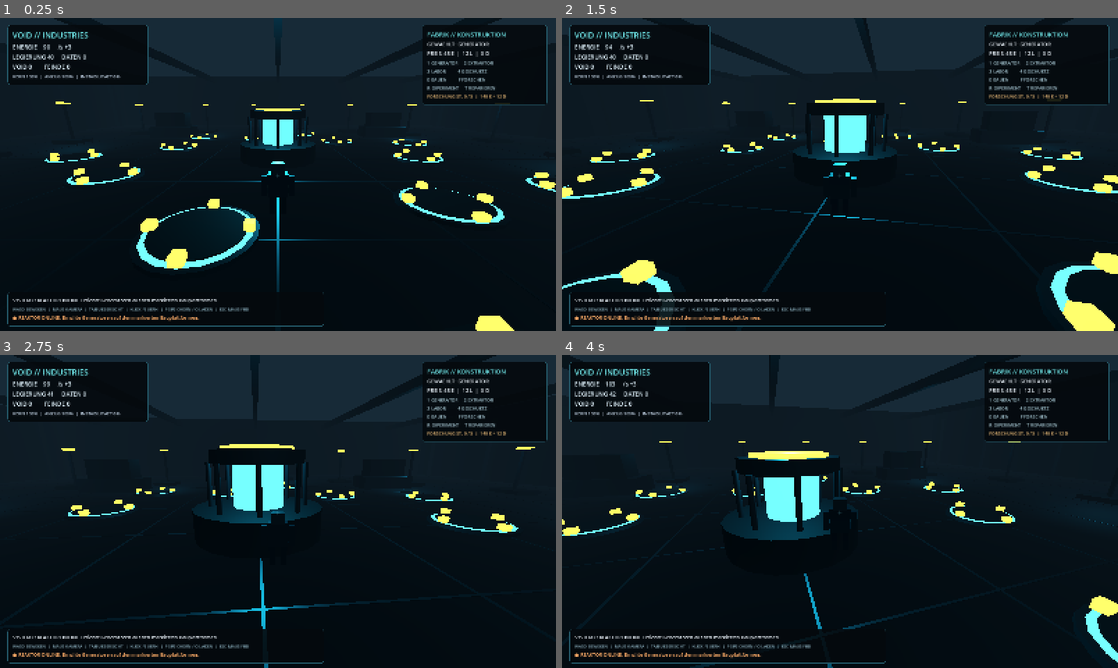
Above: before the commit, frames 1-4 (two rows, left to right).
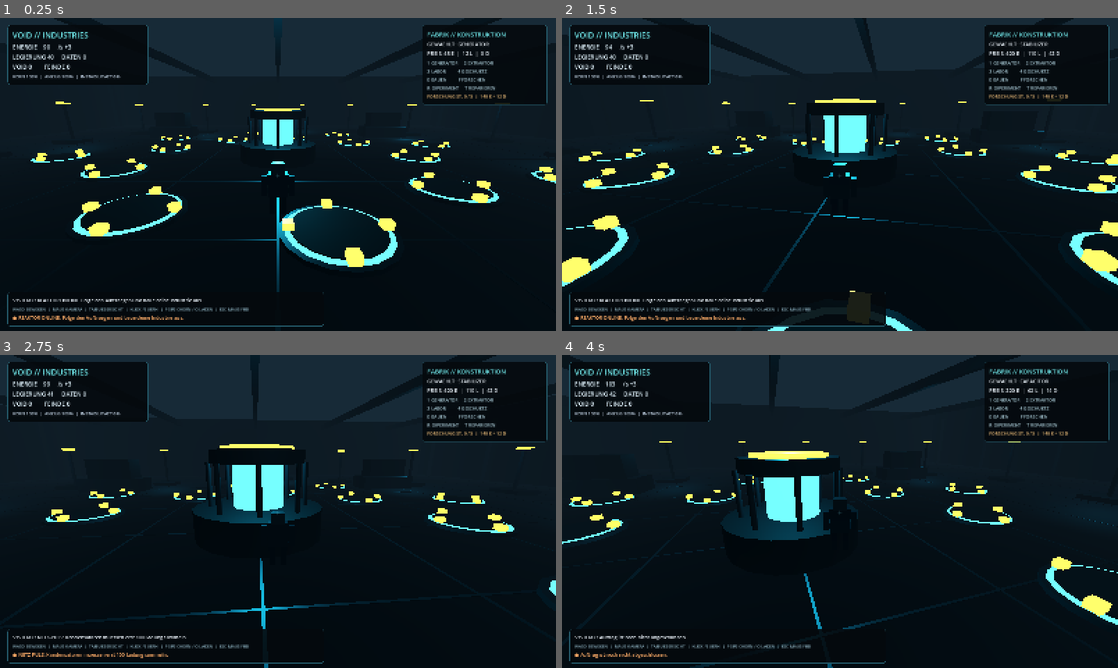
Above: after the commit, the same moments.

Repository: Lizziies/Chatgpt-in-chat-GPT-6-Hoch-Game
Game: Godot game, scene res://scenes/main.tscn
The game is run twice, just before and just after one commit, with the same random seed, the same clock (stepped at 60 frames per second) and the same inputs.
Inputs (mouse positions are in pixels of both pictures, inside the frame that each line leads up to):
- Up to frame 1 (0.25 s): no input
- Up to frame 2 (1.5 s): tap Enter at 0.5 s; move the mouse to (867, 174) at 0.52 s; hold W from 0.53 s (still down); tap 5 at 0.6 s; click (867, 174) at 0.67 s; tap Space at 0.77 s; tap 6 at 0.8, 1.35 s; move the mouse to (812, 174) at 1.27 s
- Up to frame 3 (2.75 s): keep holding W; tap Space at 1.52 s; tap G at 1.55, 2.1 s; move the mouse to (289, 505) at 2.02 s; tap C at 2.3 s
- Up to frame 4 (4 s): keep holding W; move the mouse to (834, 517) at 2.77 s; tap C at 2.85 s; click (834, 517) at 2.92 s; tap Space at 3.02, 3.77 s; tap Q at 3.05, 3.6 s; move the mouse to (878, 514) at 3.52 s; tap 5 at 3.8 s

The runs differ from the first frame. In frame 1, 6.3% of the frame differs, in the area x 5-100%, y 36-100%; in frame 2, 5.5%; in frame 3, 1.7%; in frame 4, 2.6%.

Commit message:
feat: six machine types, extra build slots, mission controls and compatible v2 saves

Diff:
--- a/scripts/main.gd
+++ b/scripts/main.gd
@@ -42,7 +42,7 @@
 	player.respawned.connect(_on_respawn)
 	hud = HudScript.new()
 	add_child(hud)
-	hud.announce("REAKTOR ONLINE. Errichte Generatoren auf den markierten Bauplattformen.")
+	hud.announce("REAKTOR ONLINE. Folge den Auftraegen und baue deine Industrie aus.")
 	_refresh_hud()
 
 func _create_materials() -> void:
@@ -109,9 +109,9 @@
 		_pipe(ring_point + Vector3(0, 1.2, 0), ring_point + Vector3(0, 3.5, 0), 0.12, mat_steel)
 		_pipe(ring_point + Vector3(0, 1.5, 0), ring_point + Vector3(0, 3.3, 0), 0.045, mat_neon)
 	_light(Vector3(0, 4.9, 0), Color(0.13, 0.83, 1.0), 8.0, 20.0)
-	for i in range(14):
-		var angle: float = TAU * float(i) / 14.0
-		var distance: float = 12.0 + 5.5 * float(i % 2)
+	for i in range(18):
+		var angle: float = TAU * float(i) / 18.0
+		var distance: float = 11.8 + 6.8 * float(i % 2)
 		var spot := Vector3(cos(angle) * distance, 0, sin(angle) * distance)
 		_create_pad(spot)
 	for i in range(18):
@@ -235,6 +235,22 @@
 			_cylinder(Vector3(0, 2.15, 0), 0.85, 0.7, mat_steel, false, machine)
 			_pipe(Vector3(0, 2.2, -0.2), Vector3(0, 2.2, -1.7), 0.2, mat_neon, machine)
 			_box(Vector3(0.9, 0.1, 0.25), Vector3(0, 2.65, -0.2), mat_amber, false, machine)
+		"capacitor":
+			_cylinder(Vector3(0, 1.1, 0), 0.95, 0.45, mat_dark, false, machine)
+			_cylinder(Vector3(0, 1.85, 0), 0.57, 1.5, mat_neon, false, machine)
+			for i in range(4):
+				var a: float = TAU * float(i) / 4.0
+				_pipe(Vector3(cos(a) * 0.85, 0.95, sin(a) * 0.85), Vector3(cos(a) * 0.85, 2.55, sin(a) * 0.85), 0.11, mat_steel, machine)
+			animated_parts.append(_cylinder(Vector3(0, 2.85, 0), 0.9, 0.18, mat_amber, false, machine))
+		"stabilizer":
+			_box(Vector3(2.2, 1.4, 2.2), Vector3(0, 1.3, 0), mat_dark, false, machine)
+			for i in range(4):
+				var a: float = TAU * float(i) / 4.0
+				var off := Vector3(cos(a) * 0.85, 0, sin(a) * 0.85)
+				_cylinder(off + Vector3(0, 2.35, 0), 0.23, 1.1, mat_steel, false, machine)
+				_cylinder(off + Vector3(0, 3.0, 0), 0.29, 0.13, mat_amber, false, machine)
+			_cylinder(Vector3(0, 2.75, 0), 0.68, 0.6, mat_neon, false, machine)
+			animated_parts.append(_cylinder(Vector3(0, 3.25, 0), 0.85, 0.15, mat_neon, false, machine))
 	pad["kind"] = kind
 	pad["machine_node"] = machine
 	pads[index] = pad
@@ -270,9 +286,14 @@
 		KEY_2: selected_machine = "extractor"
 		KEY_3: selected_machine = "laboratory"
 		KEY_4: selected_machine = "turret"
+		KEY_5: selected_machine = "capacitor"
+		KEY_6: selected_machine = "stabilizer"
 		KEY_E: _try_build()
 		KEY_F: state.research()
 		KEY_R: state.experiment()
+		KEY_G: state.experiment(true)
+		KEY_C: state.pulse()
+		KEY_Q: state.claim_directive()
 		KEY_T: state.repair_core()
 		KEY_P: _save_game()
 		KEY_O: _load_game()
@@ -383,7 +404,7 @@
 	var serialized_pads: Array[String] = []
 	for pad in pads:
 		serialized_pads.append(str(pad["kind"]))
-	var snapshot := {"version": 1, "state": state.to_save(), "pads": serialized_pads}
+	var snapshot := {"version": 2, "state": state.to_save(), "pads": serialized_pads}
 	var data_string: String = JSON.stringify(snapshot)
 	if data_string.length() > SAVE_LIMIT:
 		hud.announce("Spielstand zu gross. Speichern abgebrochen.")
@@ -415,7 +436,7 @@
 		hud.announce("Ungueltiger Spielstand.")
 		return
 	var parsed: Dictionary = document
-	if parsed.get("version", -1) != 1:
+	if parsed.get("version", -1) != 1 and parsed.get("version", -1) != 2:
 		hud.announce("Unbekannte Spielstand-Version.")
 		return
 	var restored_pads: Variant = parsed.get("pads", [])
@@ -427,7 +448,28 @@
 			hud.announce("Spielstand enthaelt ungueltige Maschinen.")
 			return
 	var snapshot: Variant = parsed.get("state", {})
-	if typeof(snapshot) != TYPE_DICTIONARY or not state.restore(snapshot):
+	if typeof(snapshot) != TYPE_DICTIONARY:
+		hud.announce("Spielstand enthaelt ungueltige Ressourcen.")
+		return
+	# Check save technology and machine compatibility BEFORE mutating the economy.
+	var save_level: Variant = snapshot.get("tech_level", -1)
+	if typeof(save_level) != TYPE_INT and typeof(save_level) != TYPE_FLOAT:
+		hud.announce("Ungueltige Forschungsdaten.")
+		return
+	var level_number: int = int(save_level)
+	var count_by_kind: Dictionary = {}
+	for kind in IndustryState.MACHINES:
+		count_by_kind[kind] = 0
+	for kind in restored_pads:
+		if kind == "":
+			continue
+		count_by_kind[kind] = int(count_by_kind[kind]) + 1
+		if not IndustryState.UNLOCKS.has(kind) or level_number < int(IndustryState.UNLOCKS[kind]):
+			# Old alpha save files allowed the turret before research unlock.
+			if not (parsed.get("version") == 1 and kind == "turret"):
+				hud.announce("Spielstand enthaelt gesperrte Maschinen.")
+				return
+	if not state.restore(snapshot):
 		hud.announce("Spielstand enthaelt ungueltige Ressourcen.")
 		return
 	for e in enemies:
